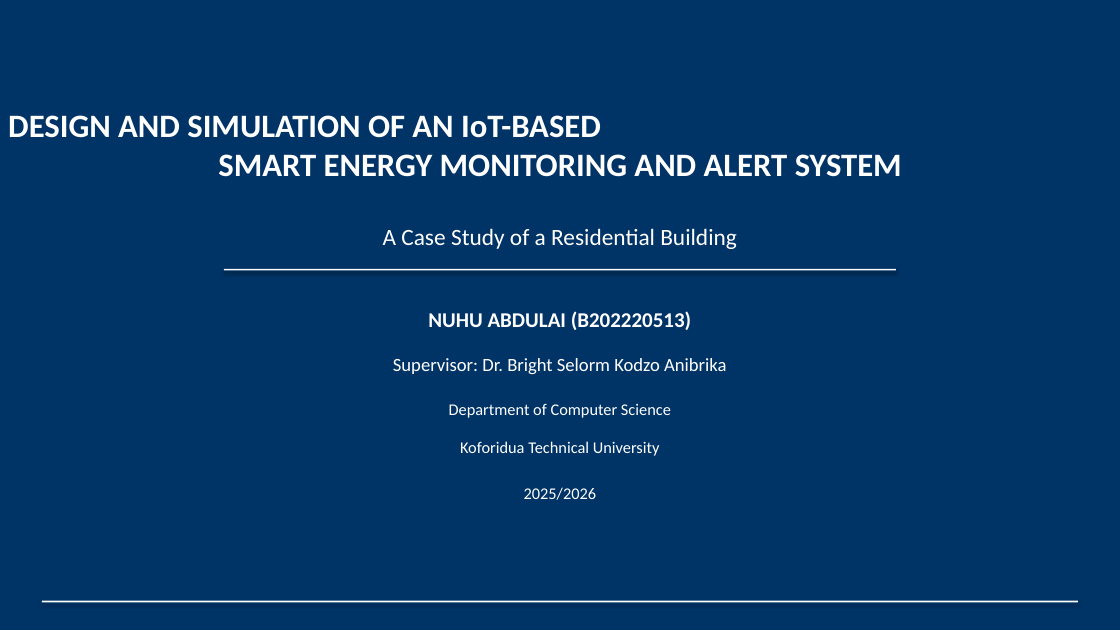
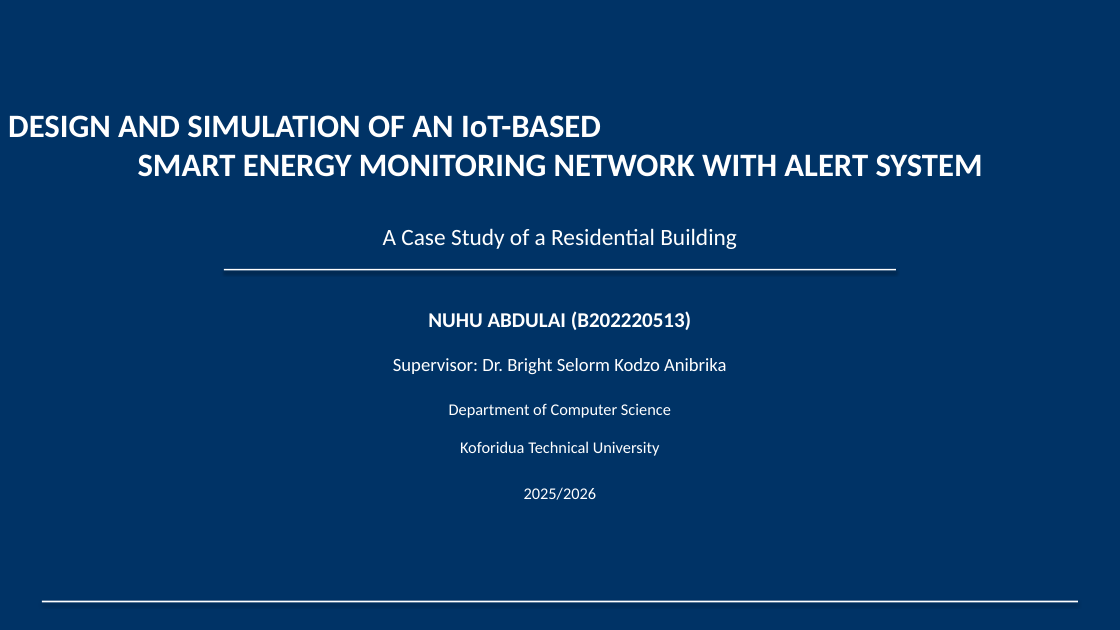
Before and after one commit to nuhuabdulai/energy-monitor-app, a slide deck: slide 1 of report/DEFENCE_PRESENTATION_FINAL.pptx. Drawn at 1120x630 pixels with LibreOffice and Linux fonts; fonts in the diff are those of the drawing. Boxes give left, top, right and bottom in pixels: in the first picture for what was removed or moved away, otherwise in the second. Text is boxed around its words. In the diff, an @@ line names an element or a change of style, - is before the commit and + after.

Commit message:
Rebuild defence deck literature review: 6 diagram-driven slides (system development x3, network simulation, AI/ML, research gap), one process model per system, add Kelly & Knottenbelt (2015) citation

```diff
--- a/report/DEFENCE_PRESENTATION_FINAL.pptx
+++ b/report/DEFENCE_PRESENTATION_FINAL.pptx
@@ text at (8, 115, 983, 177): text changed @@
-DESIGN AND SIMULATION OF AN IoT-BASED
-SMART ENERGY MONITORING AND ALERT SYSTEM
+DESIGN AND SIMULATION OF AN IoT-BASED
+SMART ENERGY MONITORING NETWORK WITH ALERT SYSTEM
```
Also in this commit, not shown: 18 other slides changed, 5 slides added.
